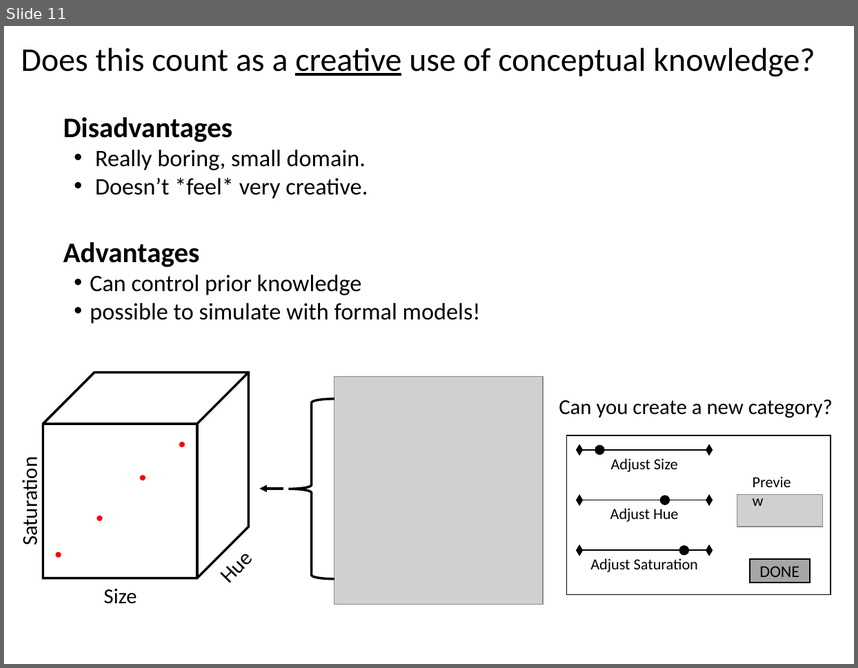
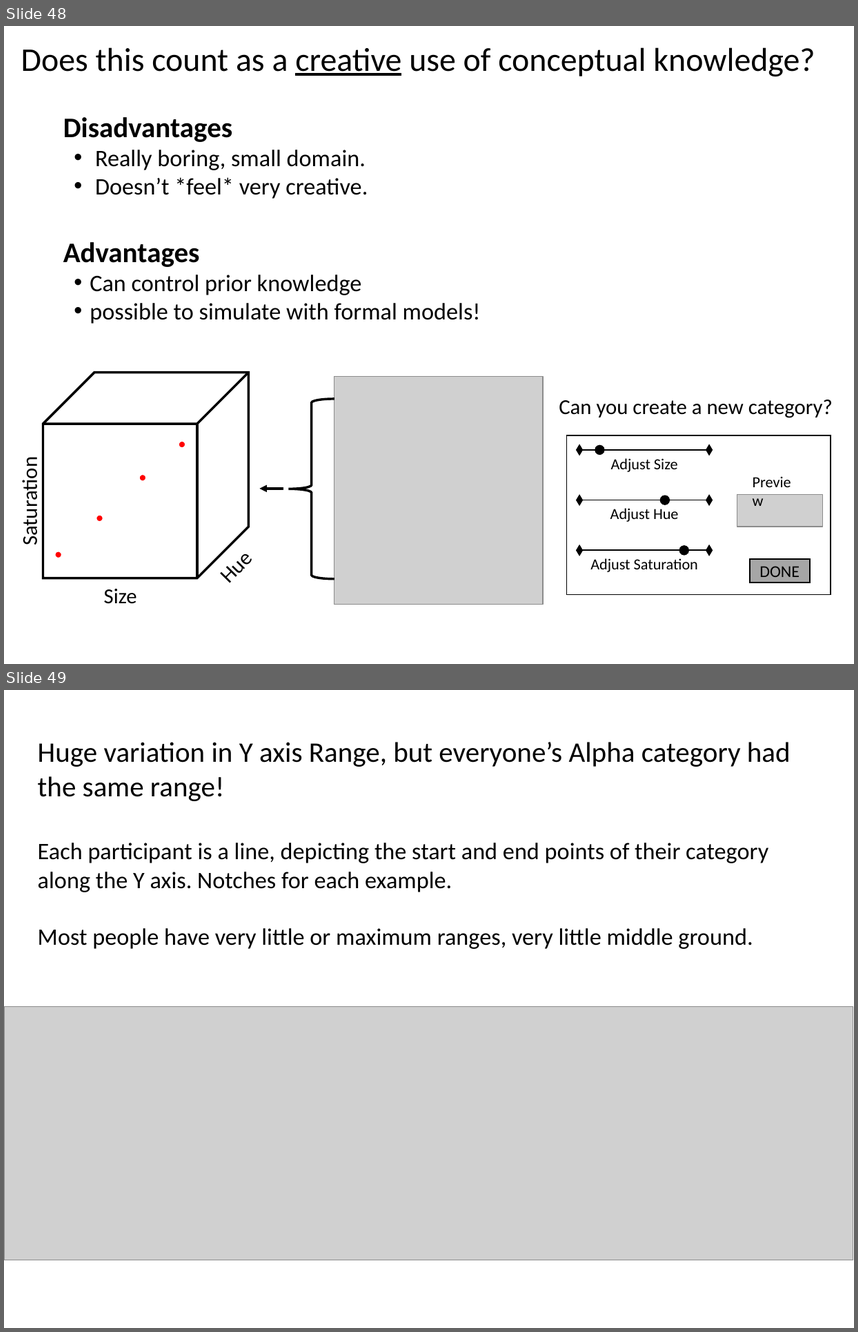
Before and after one commit to AusterweilLab/generating_categories, a slide deck: Presentations/ccn-bbag-march-2-2017.pptx. Shown one above the other, each under a label of ours: slide 11 before the commit, slides 48 and 49 after it. The pictures are 858x668 and 858x1332 pixels, drawn with LibreOffice and Linux fonts; fonts in the diff are those of the drawing; grey boxes stand for pictures. Boxes give left, top, right and bottom in pixels: in the first picture for what was removed or moved away, otherwise in the second. Text is boxed around its words. In the diff, an @@ line names an element or a change of style, - is before the commit and + after.

```diff
--- a/Presentations/ccn-bbag-march-2-2017.pptx
+++ b/Presentations/ccn-bbag-march-2-2017.pptx
@@ slide 49 added at bbox=[4, 690, 854, 1328], background #FFFFFF @@
@@ text added at bbox=[38, 742, 791, 949], 20 pt, text #000000 @@
+Huge variation in Y axis Range, but everyone’s Alpha category had the same range!
+Each participant is a line, depicting the start and end points of their category along the Y axis. Notches for each example.
+Most people have very little or maximum ranges, very little middle ground.
@@ picture added at bbox=[4, 1006, 853, 1259] @@
@@ what was slide 11 is now slide 48 @@
```
Also in this commit, not shown: 2 slides changed, 6 other slides added, 4 slides removed, 2 other files.
